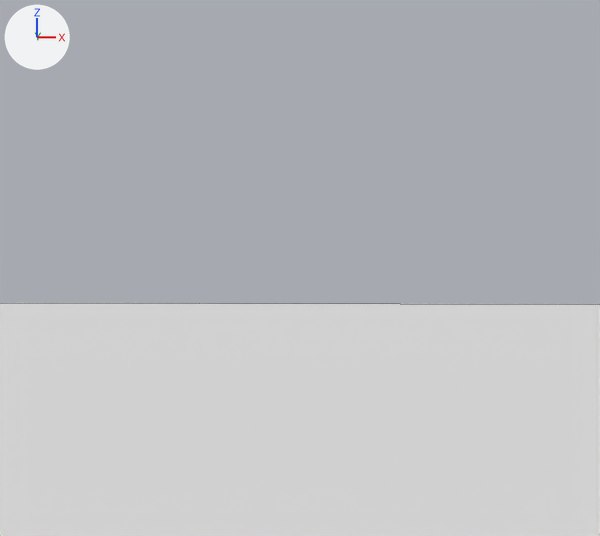
Renders of the Blender file props/Plants.blend from each side of a commit.
Camera for both pictures: a 50 mm lens placed at (-0.282, -0.93, 0.906), pointed at (-0.323, 0.536, 0.847). The axes (+X, +Y, +Z) are drawn at upper left. The lights are the same throughout. Mesh edges are drawn as thin lines.

The scene before the commit, as lines of its bpy script (objects in view):
```python
me_plane_008 = bpy.data.meshes.new('Plane.008')
me_plane_008.from_pydata([(-10.0, -10.0, 0.0), (10.0, -10.0, 0.0), (-10.0, 10.0, 0.0), (10.0, 10.0, 0.0)], [], [(0, 1, 3, 2)])
me_plane_008.materials.append(mat_ground)  # its picture is missing
ob_plane = bpy.data.objects.new('Plane', me_plane_008)
ob_plane.location = (0.0, 0.0, 0.0)
```
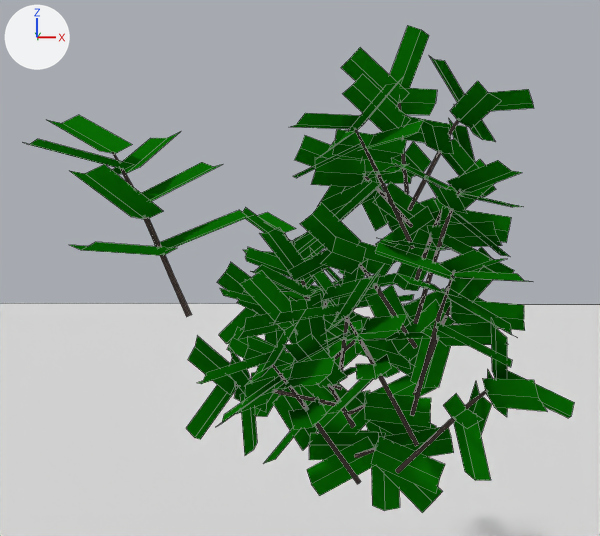
The edits, one by one:
Mesh me_plane_010 is new.
It has 2160 vertices, 1248 faces and spans x -0.65..0.095, y 0.004..1.07, z 0.404..1.291.
Faces by material slot: [336, 912].
It uses material mat_bush1_leaves (its picture is missing).
It uses material mat_branch (brown #816f64).
Object 'Bush1 Leaves0.001' (ob_bush1_leaves0_001) is new; it shows me_plane_010.
Its location is (0.0, 0.0, 0.0).

Boxes [x1, y1, x2, y2] around the edits, measured in the pictures (600 x 536 px):
'Bush1 Leaves0.001', added: after [26, 25, 574, 513]
    faces in mat_bush1_leaves (its picture is missing): [26, 25, 574, 513]
    faces in mat_branch (brown #816f64): [112, 103, 486, 484]
